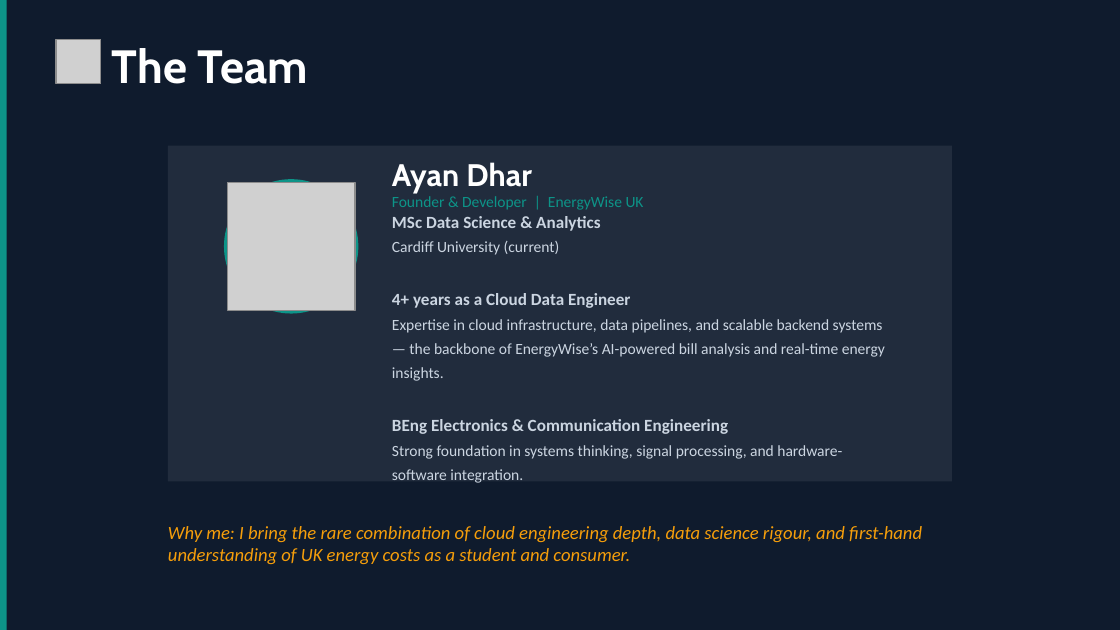
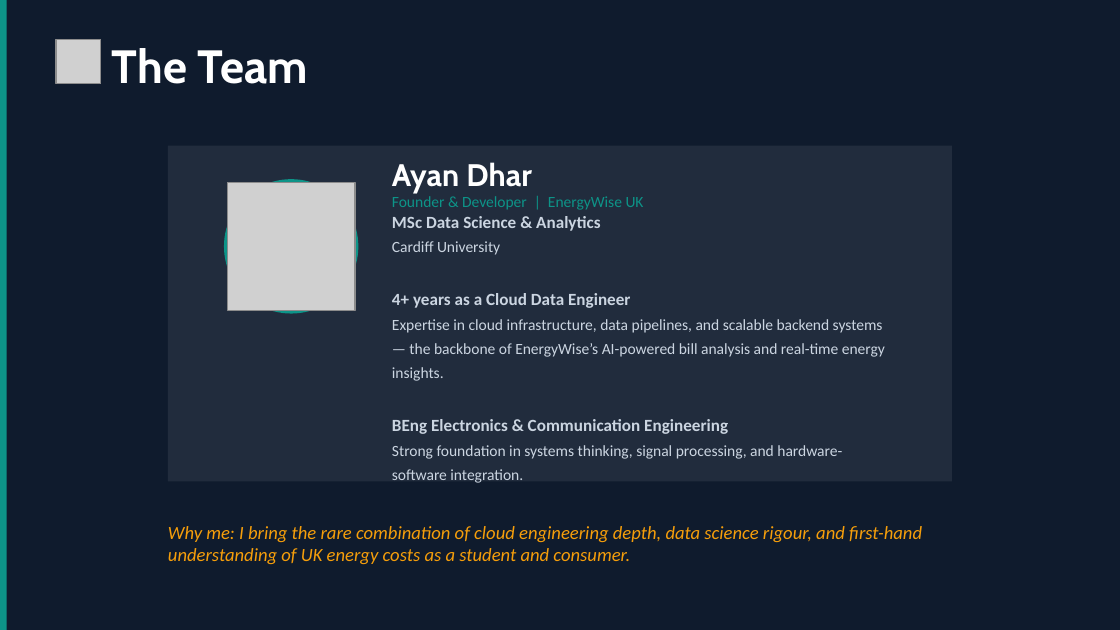
Before and after one commit to ayandhar0403/energy-wise-uk, a slide deck: slide 9 of EnergyWise-UK-Pitch-Deck.pptx. Drawn at 1120x630 pixels with LibreOffice and Linux fonts; fonts in the diff are those of the drawing; grey boxes stand for pictures. Boxes give left, top, right and bottom in pixels: in the first picture for what was removed or moved away, otherwise in the second. Text is boxed around its words. In the diff, an @@ line names an element or a change of style, - is before the commit and + after.

```diff
--- a/EnergyWise-UK-Pitch-Deck.pptx
+++ b/EnergyWise-UK-Pitch-Deck.pptx
@@ text at <box>392,241,500,255</box>: text changed @@
-Cardiff University (current)
+Cardiff University
```
